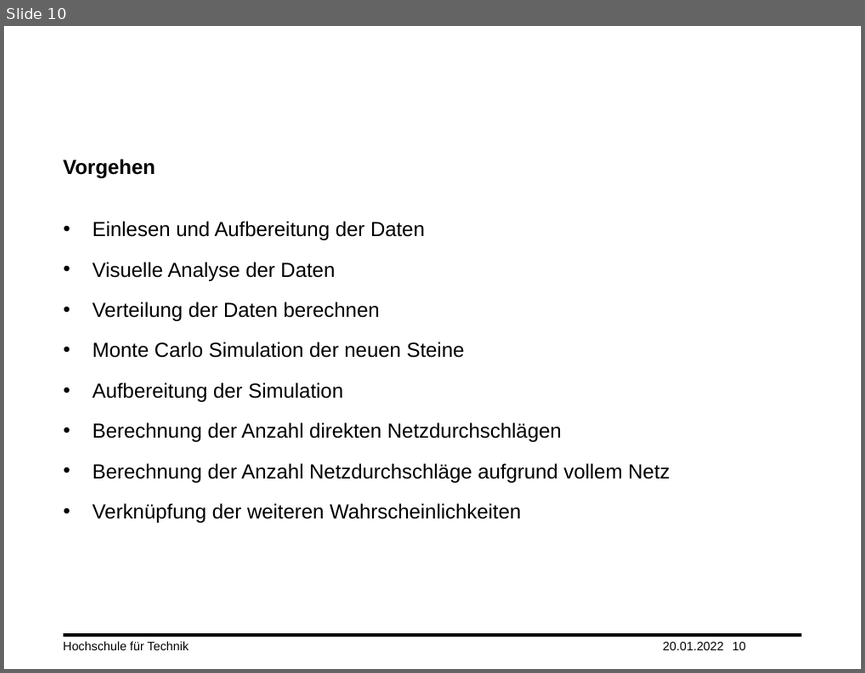
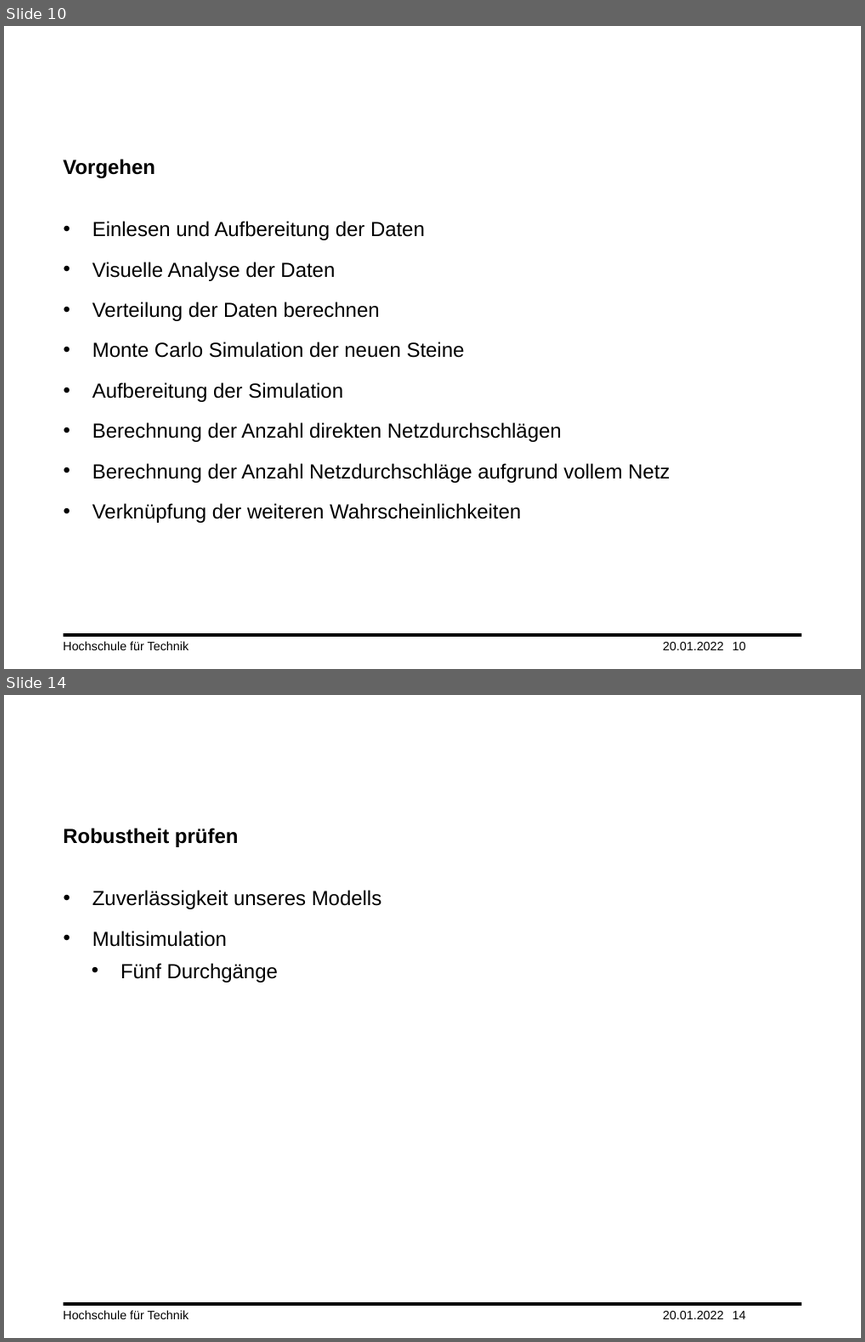
Before and after one commit to tmandelz/Steinschlag-Wahrscheinlichkeit, a slide deck: Präsentation/Vorgehen.pptx. Shown one above the other, each under a label of ours: slide 10 before the commit, slides 10 and 14 after it; the slides between them are not shown. The pictures are 865x673 and 865x1342 pixels, drawn with LibreOffice and Linux fonts; fonts in the diff are those of the drawing; background and template pictures are left out. Boxes give left, top, right and bottom in pixels: in the first picture for what was removed or moved away, otherwise in the second. Text is boxed around its words. In the diff, an @@ line names an element or a change of style, - is before the commit and + after.

```diff
--- a/Präsentation/Vorgehen.pptx
+++ b/Präsentation/Vorgehen.pptx
@@ slide 14 added at (4, 695, 861, 1338), background #FFFFFF; not listed: 1 template element that a slide beside it also shows @@
@@ title added at (63, 828, 238, 847), 18.9 pt, text #000000, bold @@
+Robustheit prüfen
@@ text added at (92, 890, 381, 982), 18.9 pt, text #000000 @@
+• Zuverlässigkeit unseres Modells
+• Multisimulation
+  • Fünf Durchgänge
@@ text added at (63, 1310, 189, 1319), 11.3 pt, text #000000 @@
+Hochschule für Technik
@@ text added at (663, 1310, 724, 1319), 11.3 pt, text #000000 @@
+20.01.2022
@@ page number added at (732, 1310, 746, 1319), 11.3 pt, text #000000 @@
+14
```
Also in this commit, not shown: 5 other slides added, 1 slide removed.
